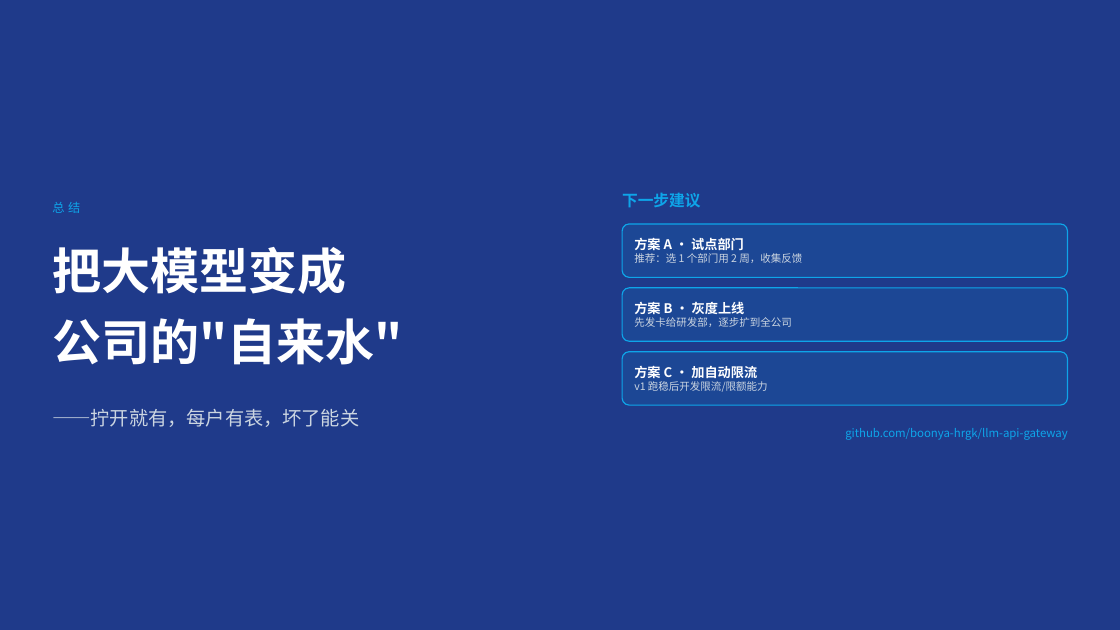
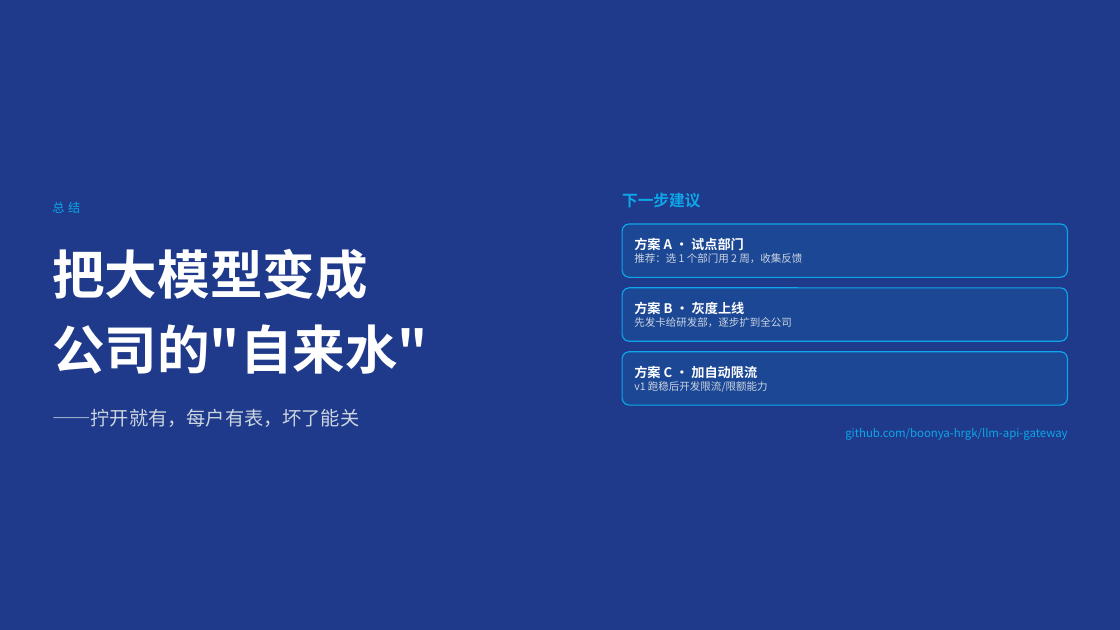
Before and after one commit to boonya-hrgk/llm-api-gateway, a slide deck: slide 22 of docs/llm-api-gateway汇报/AI网关如何在企业中实现大模型自动化编程落地.pptx (slide 19 before the commit). Drawn at 1120x630 pixels with LibreOffice and Linux fonts; fonts in the diff are those of the drawing. Boxes give left, top, right and bottom in pixels: in the first picture for what was removed or moved away, otherwise in the second. Text is boxed around its words. In the diff, an @@ line names an element or a change of style, - is before the commit and + after.

```diff
--- a/docs/llm-api-gateway汇报/AI网关如何在企业中实现大模型自动化编程落地.pptx
+++ b/docs/llm-api-gateway汇报/AI网关如何在企业中实现大模型自动化编程落地.pptx
@@ text "把大模型变成" at (52, 249, 427, 374): size 42 to 45 pt @@
```
Also in this commit, not shown: 7 other slides changed, 4 slides added, 19 other files.
